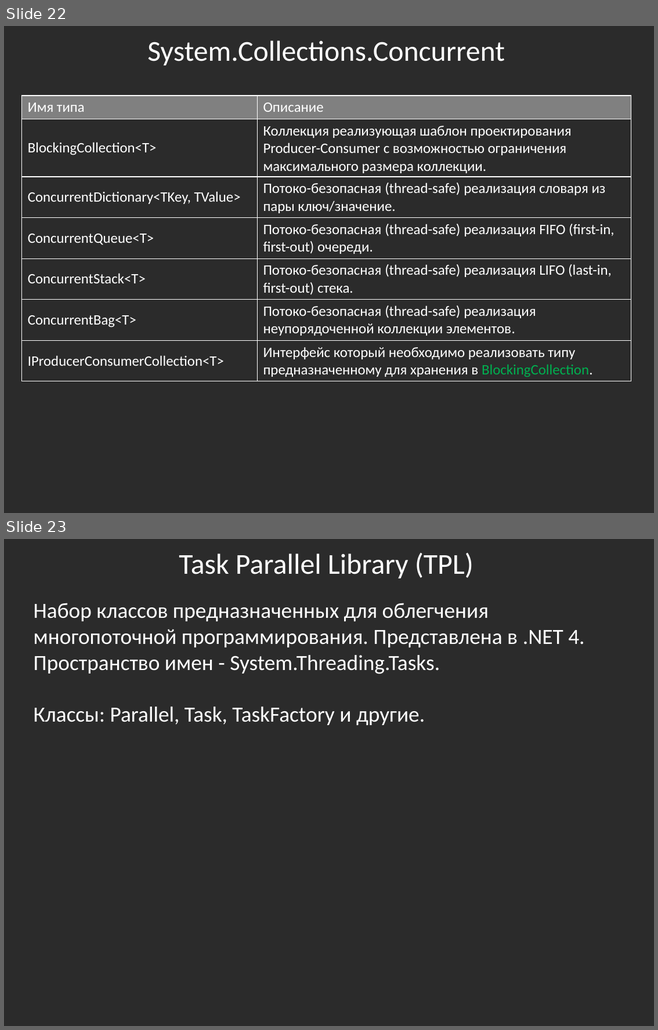
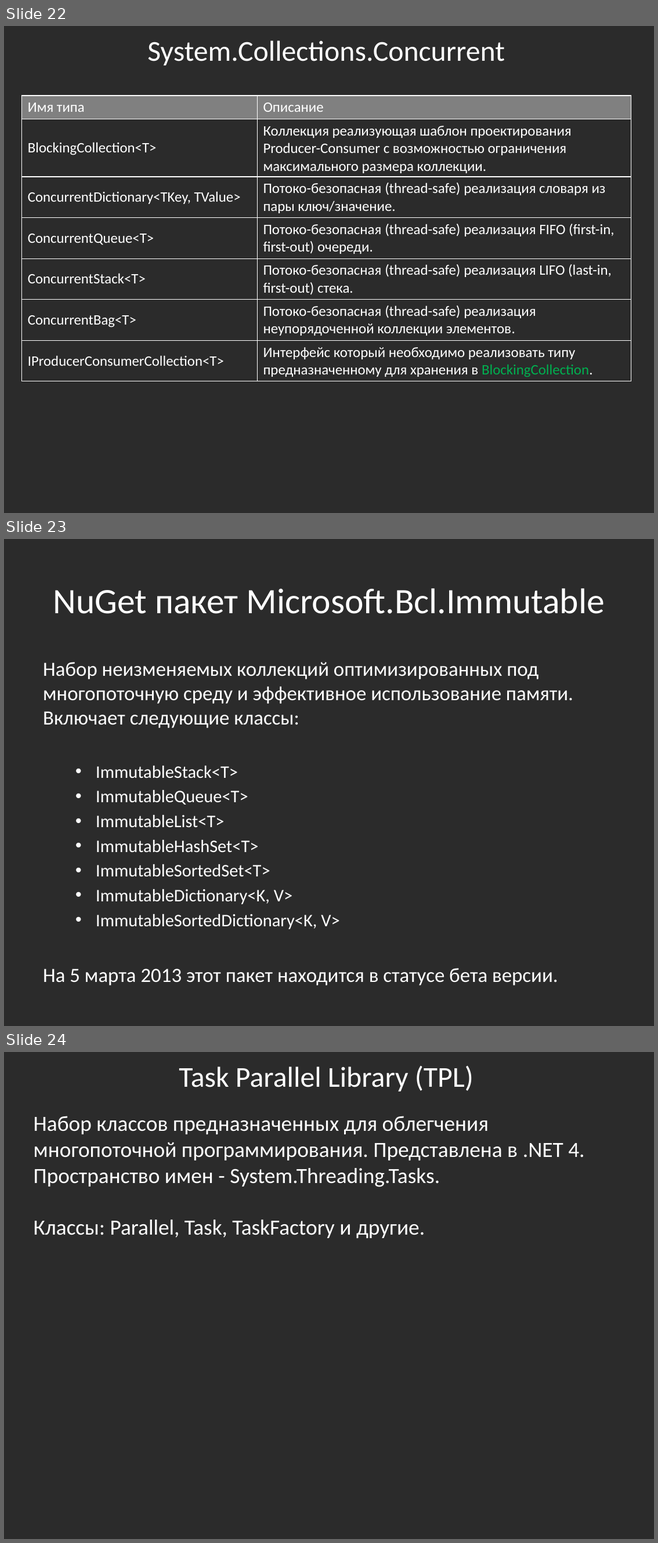
Before and after one commit to bazile/Training, a slide deck: Presentation/lesson-08.pptx. Shown one above the other, each under a label of ours: slides 22 and 23 before the commit, slides 22, 23 and 24 after it. The pictures are 658x1030 and 658x1543 pixels, drawn with LibreOffice and Linux fonts; fonts in the diff are those of the drawing; background and template pictures are left out; a plain dark background stands for a picture behind light text. Boxes give left, top, right and bottom in pixels: in the first picture for what was removed or moved away, otherwise in the second. Text is boxed around its words. In the diff, an @@ line names an element or a change of style, - is before the commit and + after.

```diff
--- a/Presentation/lesson-08.pptx
+++ b/Presentation/lesson-08.pptx
@@ slide 23 added at bbox=[4, 539, 654, 1026], background picture (left out) @@
@@ title added at bbox=[53, 588, 604, 614], 39.6 pt, text #FFFFFF @@
+NuGet пакет Microsoft.Bcl.Immutable
@@ text added at bbox=[43, 662, 573, 983], 22.4 pt, text #FFFFFF @@
+Набор неизменяемых коллекций оптимизированных под многопоточную среду и эффективное использование памяти. Включает следующие классы:
+  • ImmutableStack<T>
+  • ImmutableQueue<T>
+  • ImmutableList<T>
+  • ImmutableHashSet<T>
+  • ImmutableSortedSet<T>
+  • ImmutableDictionary<K, V>
+  • ImmutableSortedDictionary<K, V>
+На 5 марта 2013 этот пакет находится в статусе бета версии.
@@ what was slide 23 is now slide 24 @@
```
Also in this commit, not shown: 2 other files.
